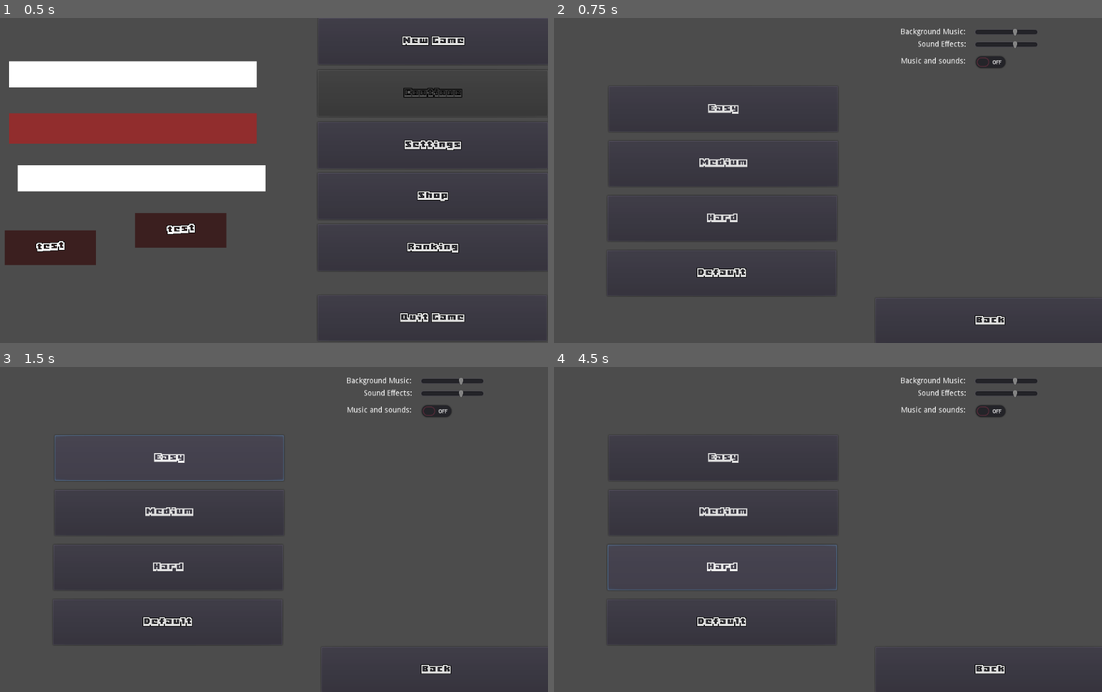
Above: before the commit, frames 1-4 (two rows, left to right).
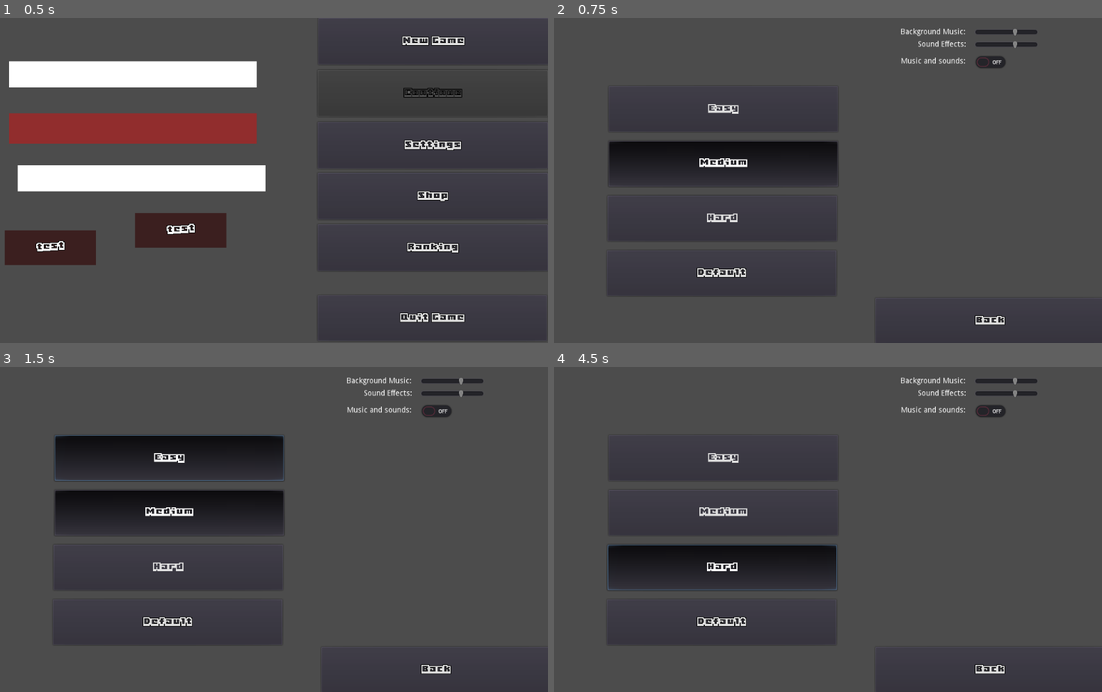
Above: after the commit, the same moments.

Repository: wvffle/finish-the-project
Game: Godot game, scene res://src/scenes/Game.tscn
Two runs of this game, one before a commit and one after it. Both use one fixed random seed, a clock stepped at 60 frames per second and the inputs below.
Inputs:
- Up to frame 1 (0.5 s): no input
- Up to frame 2 (0.75 s): click "Settings" at 0.5 s
- Up to frame 3 (1.5 s): click "Easy" at 1.25 s
- Up to frame 4 (4.5 s): click "Easy" at 2 s; click "Default" at 2.75 s; click "Medium" at 3.5 s; click "Hard" at 4.25 s

Frame 1 is identical in both runs. In frame 2, 3.4% of the frame differs, in the area x 10-52%, y 38-47%; in frame 3, 8.0%, in the area x 10-52%, y 21-47%; in frame 4, 4.7%.

Commit message:
feat: add visual state of button based on global difficulty

Diff:
--- a/src/scenes/Settings.tscn
+++ b/src/scenes/Settings.tscn
@@ -118,6 +118,7 @@
 margin_right = 538.044
 margin_bottom = 208.453
 custom_fonts/font = SubResource( 1 )
+toggle_mode = true
 text = "Easy"
 script = ExtResource( 6 )
 __meta__ = {
@@ -140,6 +141,7 @@
 margin_right = 538.044
 margin_bottom = 309.36
 custom_fonts/font = SubResource( 2 )
+toggle_mode = true
 text = "Medium"
 script = ExtResource( 7 )
 __meta__ = {
@@ -152,6 +154,7 @@
 margin_right = 536.362
 margin_bottom = 410.268
 custom_fonts/font = SubResource( 3 )
+toggle_mode = true
 text = "Hard"
 script = ExtResource( 8 )
 __meta__ = {
--- a/src/scripts/ui/buttons/easyButton.gd
+++ b/src/scripts/ui/buttons/easyButton.gd
@@ -1,4 +1,8 @@
 extends Button
+
+
+func _ready():
+	set_pressed_no_signal(global.difficulty == 0)
 
 
 func _on_easyButton_pressed():
--- a/src/scripts/ui/buttons/hardButton.gd
+++ b/src/scripts/ui/buttons/hardButton.gd
@@ -1,4 +1,8 @@
 extends Button
+
+
+func _ready():
+	set_pressed_no_signal(global.difficulty == 2)
 
 
 func _on_hardButton_pressed():
--- a/src/scripts/ui/buttons/mediumButton.gd
+++ b/src/scripts/ui/buttons/mediumButton.gd
@@ -1,4 +1,8 @@
 extends Button
+
+
+func _ready():
+	set_pressed_no_signal(global.difficulty == 1)
 
 
 func _on_mediumButton_pressed():
